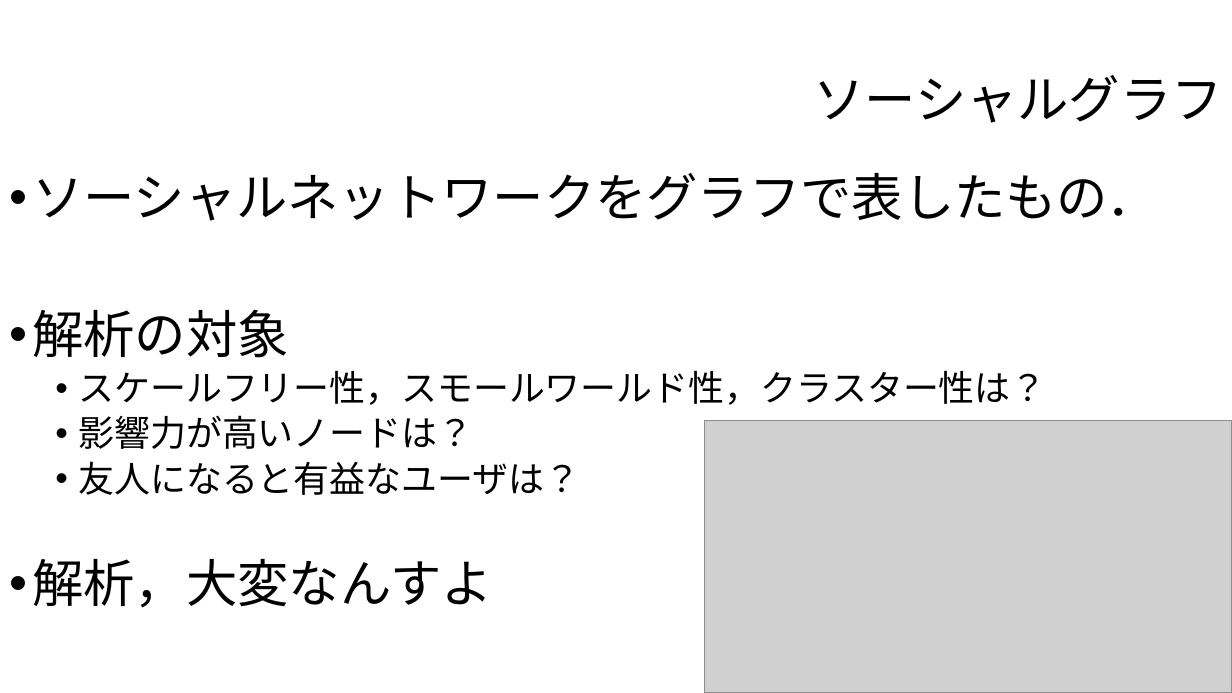
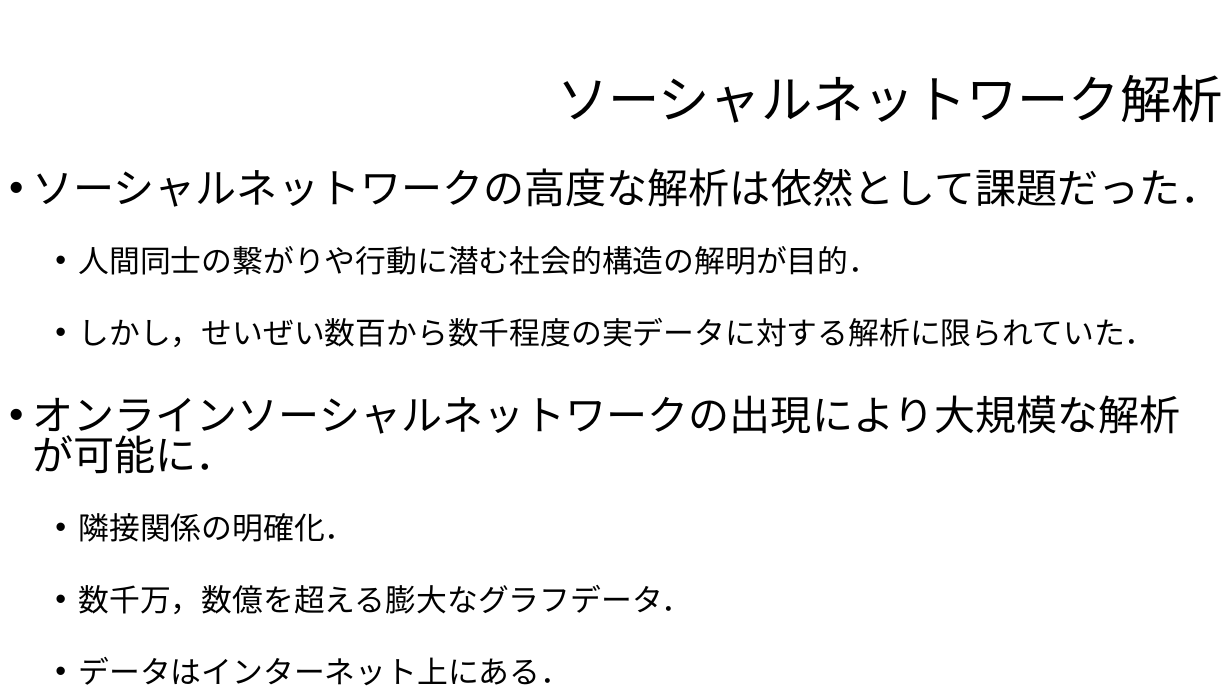
Before and after one commit to hiragaatsuya/trial_shudolab_2019, a slide deck: slide 9 of 第1回スライド.pptx (slide 8 before the commit). Drawn at 1232x693 pixels with LibreOffice and Linux fonts; fonts in the diff are those of the drawing; grey boxes stand for pictures; background and template pictures are left out. Boxes give left, top, right and bottom in pixels: in the first picture for what was removed or moved away, otherwise in the second. Text is boxed around its words. In the diff, an @@ line names an element or a change of style, - is before the commit and + after.

```diff
--- a/第1回スライド.pptx
+++ b/第1回スライド.pptx
@@ title at <box>557,75,1223,123</box>: text changed @@
-ソーシャルグラフ
+ソーシャルネットワーク解析
@@ text at <box>32,168,1221,685</box>: text changed; size 28 to 24 pt @@
-• ソーシャルネットワークをグラフで表したもの．
-• 解析の対象
-  • スケールフリー性，スモールワールド性，クラスター性は？
-  • 影響力が高いノードは？
-  • 友人になると有益なユーザは？
-• 解析，大変なんすよ
+• ソーシャルネットワークの高度な解析は依然として課題だった．
+  • 人間同士の繋がりや行動に潜む社会的構造の解明が目的．
+  • しかし，せいぜい数百から数千程度の実データに対する解析に限られていた．
+• オンラインソーシャルネットワークの出現により大規模な解析が可能に．
+  • 隣接関係の明確化．
+  • 数千万，数億を超える膨大なグラフデータ．
+  • データはインターネット上にある．
@@ picture removed at <box>705,421,1232,693</box> @@
```
Also in this commit, not shown: 6 other slides changed, 2 slides added, 5 slides removed, 2 other files.
